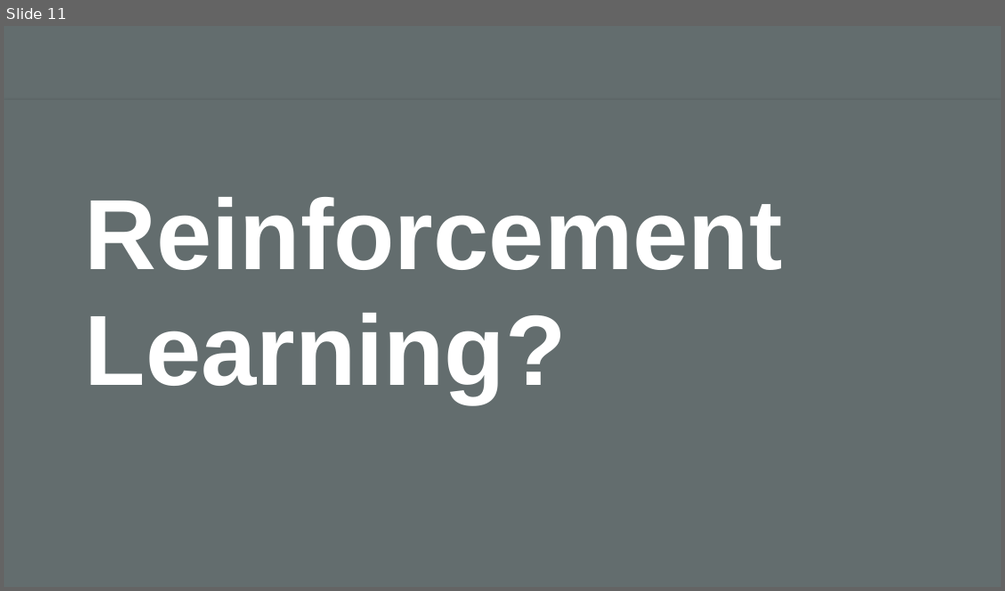
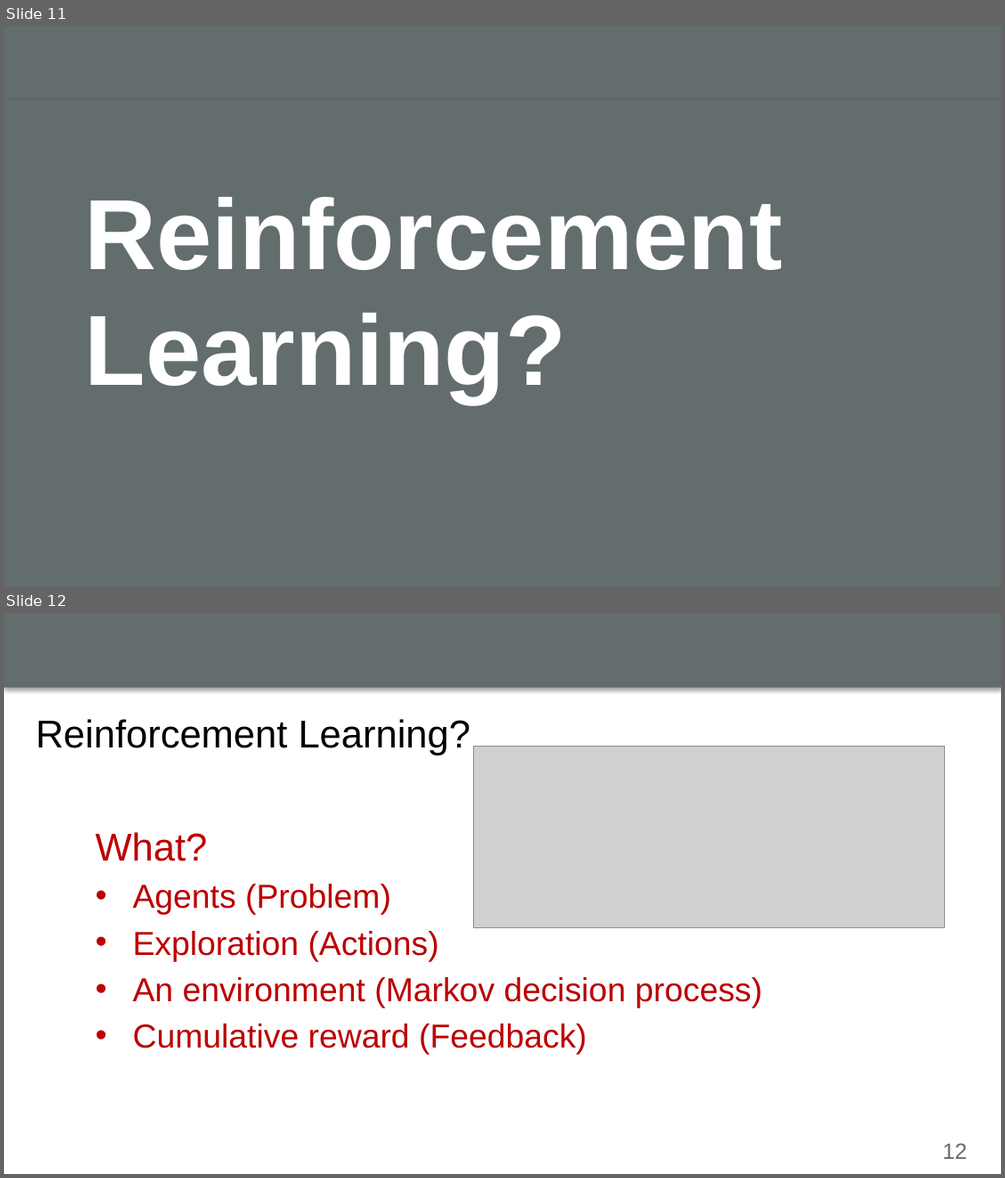
Before and after one commit to luyuliu/CSE-5194, a slide deck: presentation.pptx. Shown one above the other, each under a label of ours: slide 11 before the commit, slides 11 and 12 after it. The pictures are 1005x591 and 1005x1178 pixels, drawn with LibreOffice and Linux fonts; fonts in the diff are those of the drawing; grey boxes stand for pictures; background and template pictures are left out. Boxes give left, top, right and bottom in pixels: in the first picture for what was removed or moved away, otherwise in the second. Text is boxed around its words. In the diff, an @@ line names an element or a change of style, - is before the commit and + after.

```diff
--- a/presentation.pptx
+++ b/presentation.pptx
@@ slide 12 added at (4,613,1001,1174), background #FFFFFF; not listed: 1 template element that a slide beside it also shows @@
@@ title added at (36,719,471,755), 28 pt, text #000000 @@
+Reinforcement Learning?
@@ picture added at (474,746,944,927) @@
@@ text added at (86,763,983,1133), outline #FFFFFF 0.75 pt, 24 pt, text #BB0000 @@
+What?
+• Agents (Problem)
+• Exploration (Actions)
+• An environment (Markov decision process)
+• Cumulative reward (Feedback)
@@ page number added at (942,1143,967,1159), 16 pt, text #636D6E @@
+12
```
Also in this commit, not shown: 2 other slides added, 1 slide removed.
